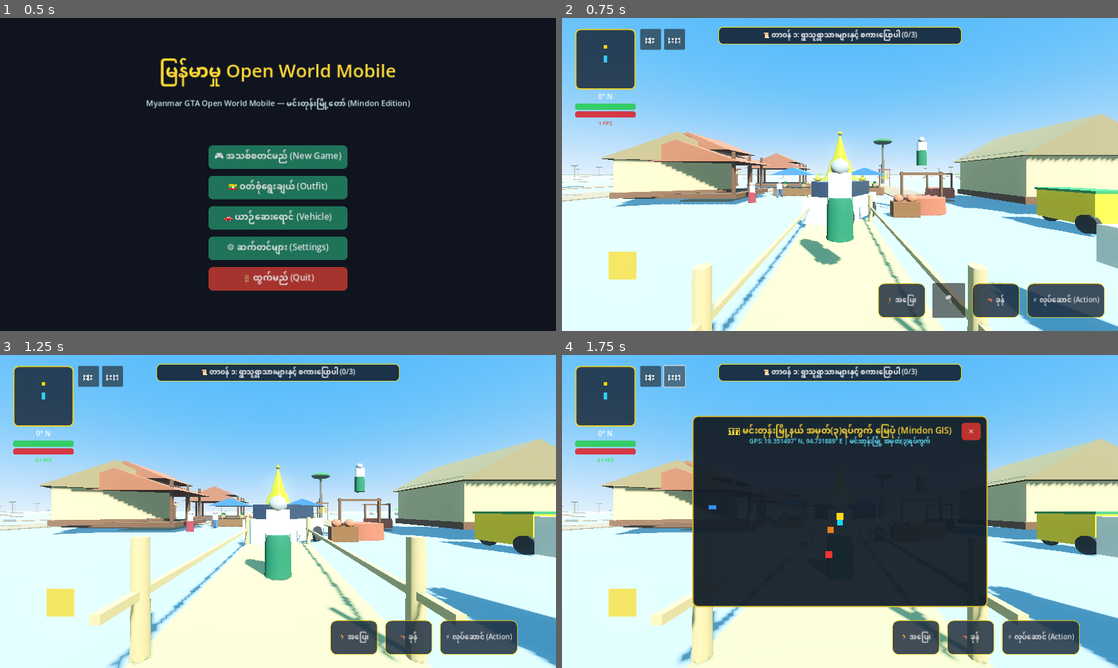
Above: before the commit, frames 1-4 (two rows, left to right).
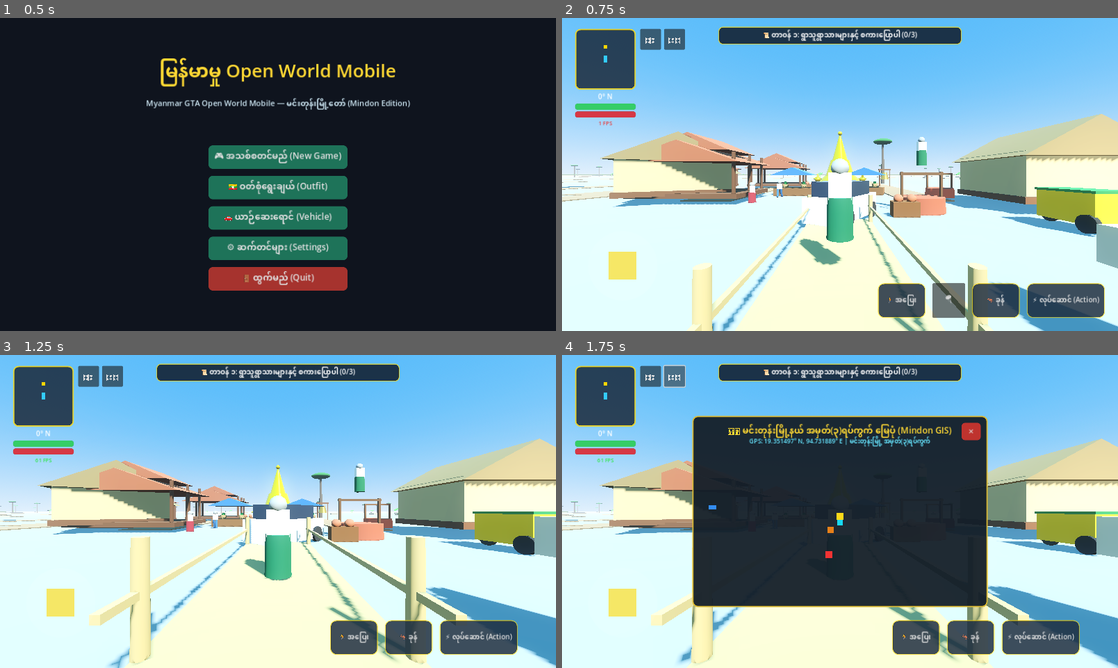
Above: after the commit, the same moments.

Repository: sudohlaingwin/gta-open-world
Game: Godot game, scene res://scenes/main_menu.tscn
Same seed, same stepped clock (60 frames per second), same inputs: the game is played once before the commit and once after it.
Inputs:
- Up to frame 1 (0.5 s): no input
- Up to frame 2 (0.75 s): click "🎮 အသစ်စတင်မည် (New Game)" at 0.5 s
- Up to frame 3 (1.25 s): no input
- Up to frame 4 (1.75 s): click "🗺️" at 1.25 s

Frame 1 is identical in both runs. In frame 2, 1.2% of the frame differs, in the area x 67-100%, y 35-60%; in frame 3, 1.1%; in frame 4, 0.9%.
Error in both runs: Trying to assign value of type 'ColorRect' to a variable of type 'Panel'. (res://scripts/virtual_joystick.gd:12)

Commit message:
Slice 63: vehicle night headlights + monastery sanctuary interior + rural locomotion audio

Diff:
--- a/scenes/monastery_school.tscn
+++ b/scenes/monastery_school.tscn
@@ -49,6 +49,29 @@
 
 [sub_resource type="StandardMaterial3D" id="StandardMaterial3D_desk_wood"]
 albedo_color = Color(0.55, 0.35, 0.18, 1)
+
+[sub_resource type="BoxMesh" id="BoxMesh_altar"]
+size = Vector3(2.4, 0.7, 1.4)
+
+[sub_resource type="BoxMesh" id="BoxMesh_statue_base"]
+size = Vector3(1.1, 0.4, 0.8)
+
+[sub_resource type="CylinderMesh" id="CylinderMesh_statue_body"]
+top_radius = 0.32
+bottom_radius = 0.45
+height = 0.9
+
+[sub_resource type="StandardMaterial3D" id="StandardMaterial3D_gold"]
+albedo_color = Color(1.0, 0.82, 0.15, 1)
+metallic = 0.85
+roughness = 0.2
+
+[sub_resource type="BoxMesh" id="BoxMesh_mat"]
+size = Vector3(1.0, 0.04, 0.8)
+
+[sub_resource type="StandardMaterial3D" id="StandardMaterial3D_mat"]
+albedo_color = Color(0.68, 0.45, 0.22, 1)
+roughness = 0.95
 
 [node name="MonasterySchool" type="StaticBody3D"]
 
@@ -118,6 +141,37 @@
 mesh = SubResource("BoxMesh_desk")
 surface_material_override/0 = SubResource("StandardMaterial3D_desk_wood")
 
+[node name="AltarTable" type="MeshInstance3D" parent="VisualMesh"]
+transform = Transform3D(1, 0, 0, 0, 1, 0, 0, 0, 1, 0, 0.55, -3.2)
+mesh = SubResource("BoxMesh_altar")
+surface_material_override/0 = SubResource("StandardMaterial3D_teak")
+
+[node name="StatueBase" type="MeshInstance3D" parent="VisualMesh"]
+transform = Transform3D(1, 0, 0, 0, 1, 0, 0, 0, 1, 0, 1.05, -3.2)
+mesh = SubResource("BoxMesh_statue_base")
+surface_material_override/0 = SubResource("StandardMaterial3D_teak")
+
+[node name="GoldenBuddha" type="MeshInstance3D" parent="VisualMesh"]
+transform = Transform3D(1, 0, 0, 0, 1, 0, 0, 0, 1, 0, 1.6, -3.2)
+mesh = SubResource("CylinderMesh_statue_body")
+surface_material_override/0 = SubResource("StandardMaterial3D_gold")
+
+[node name="AltarLight" type="OmniLight3D" parent="VisualMesh"]
+transform = Transform3D(1, 0, 0, 0, 1, 0, 0, 0, 1, 0, 2.1, -2.8)
+light_color = Color(1.0, 0.85, 0.5, 1)
+light_energy = 1.6
+omni_range = 7.0
+
+[node name="PrayerMat1" type="MeshInstance3D" parent="VisualMesh"]
+transform = Transform3D(1, 0, 0, 0, 1, 0, 0, 0, 1, -1.2, 0.22, -1.8)
+mesh = SubResource("BoxMesh_mat")
+surface_material_override/0 = SubResource("StandardMaterial3D_mat")
+
+[node name="PrayerMat2" type="MeshInstance3D" parent="VisualMesh"]
+transform = Transform3D(1, 0, 0, 0, 1, 0, 0, 0, 1, 1.2, 0.22, -1.8)
+mesh = SubResource("BoxMesh_mat")
+surface_material_override/0 = SubResource("StandardMaterial3D_mat")
+
 [node name="RoofLower" type="MeshInstance3D" parent="VisualMesh"]
 transform = Transform3D(1, 0, 0, 0, 1, 0, 0, 0, 1, 0, 4.2, 0)
 mesh = SubResource("PrismMesh_roof1")
--- a/scenes/village_car.tscn
+++ b/scenes/village_car.tscn
@@ -19,6 +19,21 @@
 [sub_resource type="StandardMaterial3D" id="StandardMaterial3D_cabin_glass"]
 albedo_color = Color(0.1, 0.15, 0.2, 0.8)
 roughness = 0.1
+
+[sub_resource type="BoxMesh" id="BoxMesh_headlight"]
+size = Vector3(0.28, 0.18, 0.1)
+
+[sub_resource type="StandardMaterial3D" id="StandardMaterial3D_headlight"]
+albedo_color = Color(1.0, 0.98, 0.85, 1)
+emission_enabled = true
+emission = Color(1.0, 0.95, 0.8, 1)
+emission_energy_multiplier = 2.5
+
+[sub_resource type="StandardMaterial3D" id="StandardMaterial3D_taillight"]
+albedo_color = Color(0.9, 0.1, 0.1, 1)
+emission_enabled = true
+emission = Color(0.95, 0.15, 0.15, 1)
+emission_energy_multiplier = 2.0
 
 [sub_resource type="CylinderMesh" id="CylinderMesh_wheel"]
 top_radius = 0.38
@@ -48,6 +63,40 @@
 transform = Transform3D(1, 0, 0, 0, 1, 0, 0, 0, 1, 0, 1.25, -0.3)
 mesh = SubResource("BoxMesh_cabin")
 surface_material_override/0 = SubResource("StandardMaterial3D_cabin_glass")
+
+[node name="HeadlightL" type="MeshInstance3D" parent="."]
+transform = Transform3D(1, 0, 0, 0, 1, 0, 0, 0, 1, -0.65, 0.65, -2.0)
+mesh = SubResource("BoxMesh_headlight")
+surface_material_override/0 = SubResource("StandardMaterial3D_headlight")
+
+[node name="HeadlightR" type="MeshInstance3D" parent="."]
+transform = Transform3D(1, 0, 0, 0, 1, 0, 0, 0, 1, 0.65, 0.65, -2.0)
+mesh = SubResource("BoxMesh_headlight")
+surface_material_override/0 = SubResource("StandardMaterial3D_headlight")
+
+[node name="HeadlightBeamL" type="SpotLight3D" parent="."]
+transform = Transform3D(1, 0, 0, 0, 1, 0, 0, 0, 1, -0.65, 0.65, -2.05)
+light_color = Color(1, 0.96, 0.88, 1)
+light_energy = 2.4
+spot_range = 28.0
+spot_angle = 38.0
+
+[node name="HeadlightBeamR" type="SpotLight3D" parent="."]
+transform = Transform3D(1, 0, 0, 0, 1, 0, 0, 0, 1, 0.65, 0.65, -2.05)
+light_color = Color(1, 0.96, 0.88, 1)
+light_energy = 2.4
+spot_range = 28.0
+spot_angle = 38.0
+
+[node name="TaillightL" type="MeshInstance3D" parent="."]
+transform = Transform3D(1, 0, 0, 0, 1, 0, 0, 0, 1, -0.65, 0.65, 2.0)
+mesh = SubResource("BoxMesh_headlight")
+surface_material_override/0 = SubResource("StandardMaterial3D_taillight")
+
+[node name="TaillightR" type="MeshInstance3D" parent="."]
+transform = Transform3D(1, 0, 0, 0, 1, 0, 0, 0, 1, 0.65, 0.65, 2.0)
+mesh = SubResource("BoxMesh_headlight")
+surface_material_override/0 = SubResource("StandardMaterial3D_taillight")
 
 [node name="WheelFrontLeft" type="VehicleWheel3D" parent="."]
 transform = Transform3D(1, 0, 0, 0, 1, 0, 0, 0, 1, -0.95, 0.38, -1.3)
--- a/scripts/audio_manager.gd
+++ b/scripts/audio_manager.gd
@@ -275,3 +275,62 @@
 	stream.data = data
 	birds_stream_player.stream = stream
 	birds_stream_player.play()
+
+var cart_wheel_player: AudioStreamPlayer
+var boat_splash_player: AudioStreamPlayer
+
+func play_cart_wheel_creak() -> void:
+	if is_muted: return
+	if not cart_wheel_player:
+		cart_wheel_player = AudioStreamPlayer.new()
+		cart_wheel_player.name = "CartWheelCreakAudio"
+		cart_wheel_player.volume_db = -9.0
+		add_child(cart_wheel_player)
+	if cart_wheel_player.playing:
+		return
+	var sample_hz = 22050
+	var duration = 0.35
+	var total_frames = int(sample_hz * duration)
+	var stream = AudioStreamWAV.new()
+	stream.format = AudioStreamWAV.FORMAT_16_BITS
+	stream.mix_rate = sample_hz
+	var data = PackedByteArray()
+	data.resize(total_frames * 2)
+	for i in range(total_frames):
+		var t = float(i) / float(sample_hz)
+		var env = sin(t / duration * PI)
+		# Rhythmic wooden creak vibration
+		var creak = sin(t * 180.0 * TAU + sin(t * 40.0) * 4.0) * 0.6 + sin(t * 360.0 * TAU) * 0.3
+		var int_sample = int(clamp(creak * env, -1.0, 1.0) * 18000.0)
+		data.encode_s16(i * 2, int_sample)
+	stream.data = data
+	cart_wheel_player.stream = stream
+	cart_wheel_player.play()
+
+func play_boat_row_splash() -> void:
+	if is_muted: return
+	if not boat_splash_player:
+		boat_splash_player = AudioStreamPlayer.new()
+		boat_splash_player.name = "BoatSplashAudio"
+		boat_splash_player.volume_db = -8.0
+		add_child(boat_splash_player)
+	if boat_splash_player.playing:
+		return
+	var sample_hz = 22050
+	var duration = 0.42
+	var total_frames = int(sample_hz * duration)
+	var stream = AudioStreamWAV.new()
+	stream.format = AudioStreamWAV.FORMAT_16_BITS
+	stream.mix_rate = sample_hz
+	var data = PackedByteArray()
+	data.resize(total_frames * 2)
+	for i in range(total_frames):
+		var t = float(i) / float(sample_hz)
+		var env = exp(-t * 5.5)
+		# Water splash burst
+		var water_burst = (sin(t * 110.0 * TAU) * 0.5 + sin(t * 260.0 * TAU) * 0.3 + sin(t * 520.0 * TAU) * 0.2)
+		var int_sample = int(clamp(water_burst * env, -1.0, 1.0) * 20000.0)
+		data.encode_s16(i * 2, int_sample)
+	stream.data = data
+	boat_splash_player.stream = stream
+	boat_splash_player.play()
--- a/scripts/mount_controller.gd
+++ b/scripts/mount_controller.gd
@@ -85,6 +85,10 @@
 		var actual_speed = Vector2(velocity.x, velocity.z).length()
 		for w in wheels:
 			w.rotate_object_local(Vector3(0, 1, 0), (actual_speed / 0.8) * delta * (1.0 if move_speed >= 0 else -1.0))
+		if wheels.size() > 0 and actual_speed > 0.5:
+			var am = get_node_or_null("/root/AudioManager")
+			if am and am.has_method("play_cart_wheel_creak"):
+				am.play_cart_wheel_creak()
 
 		# 2. Leg stride animation (for rideable cow)
 		if legs.size() >= 4 and actual_speed > 0.2:
--- a/scripts/rowboat_controller.gd
+++ b/scripts/rowboat_controller.gd
@@ -45,6 +45,10 @@
 			var oar_angle = sin(Time.get_ticks_msec() * 0.006) * 0.4
 			if oar_left: oar_left.rotation.y = oar_angle
 			if oar_right: oar_right.rotation.y = -oar_angle
+			if abs(oar_angle) > 0.35:
+				var am = get_node_or_null("/root/AudioManager")
+				if am and am.has_method("play_boat_row_splash"):
+					am.play_boat_row_splash()
 	else:
 		current_speed = move_toward(current_speed, 0.0, acceleration * 2.0 * delta)
 		velocity.x = move_toward(velocity.x, 0.0, acceleration * delta)
Not shown: 1 places in scenes/monastery_school.tscn that only renumber resources
Not shown: 1 places in scenes/village_car.tscn that only renumber resources
Not shown, changed: COLLAB.md
